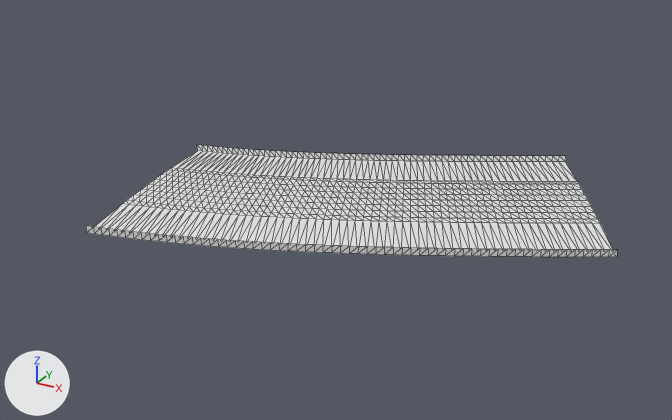
What one commit did to the glTF model public/assets/gen4/models/track-22.glb.
Rendered twice from a camera (50 mm lens) standing at (355.9, -601.4, 56.0) and looking at (299.6, -499.0, 4.8). The axes (+X, +Y, +Z) are drawn at lower left. The lights are the same throughout. The first picture is the older version. Mesh edges are drawn as thin lines. Vertices at exactly the same position are counted once.

In view in the first picture: 'track-22'.
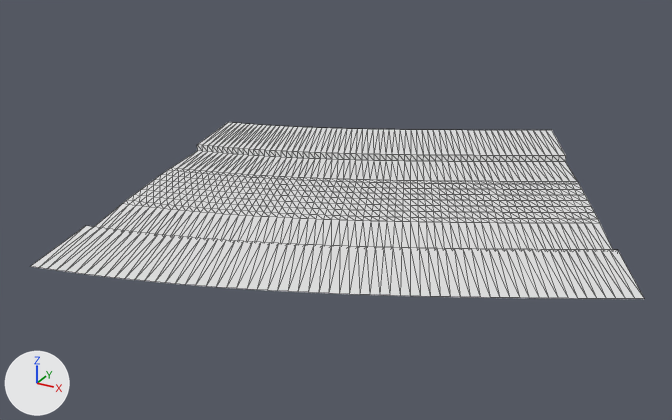
Boxes [x1, y1, x2, y2] around the edits, measured in the pictures (672 x 420 px):
'track-22', reshaped (15% wider, 58% taller): before [86, 145, 618, 257]; after [31, 122, 644, 299]
part 1 of me_track_22, added: after [31, 226, 644, 299]
part 2 of me_track_22, added: after [198, 122, 566, 156]

Diff of the bpy script that builds the scene:
```diff
--- a/public/assets/gen4/models/track-22.glb.py
+++ b/public/assets/gen4/models/track-22.glb.py
@@ me_track_22 @@
 # used by ob_track_22; location = (0.0, 0.0, 0.0)
-me_track_22.from_pydata(...)  # 819 vertices, 1488 faces; spans x 269.3..337.1, y -521.5..-468.5, z 5.1..6.9
+me_track_22.from_pydata(...)  # 945 vertices, 1736 faces; spans x 267.1..342.5, y -533.3..-457.8, z 5.1..6.9
+# me_track_22 part 1
+# 52 vertices are added at x 277.6..338.0, y -533.3..-510.4, z 6.1..6.9
+# 11 new vertices lie (5.4, -10.7, 0.0) away from vertices in x 301.1..337.1, y -514.1..-497.4, z 6.4..6.9
+# 124 new faces join them
+# me_track_22 part 2
+# 49 vertices are added at x 267.1..313.5, y -477.8..-459.5, z 6.1..6.9
+# 8 new vertices lie (-5.4, 10.7, 0.0) away from vertices in x 313.7..322.5, y -472.9..-468.5, z 6.8..6.9
+# 6 new vertices lie (-5.3, 10.8, 0.0) away from vertices in x 293.0..314.5, y -482.4..-472.5, z 6.5..6.8
+# 124 new faces join them
```
